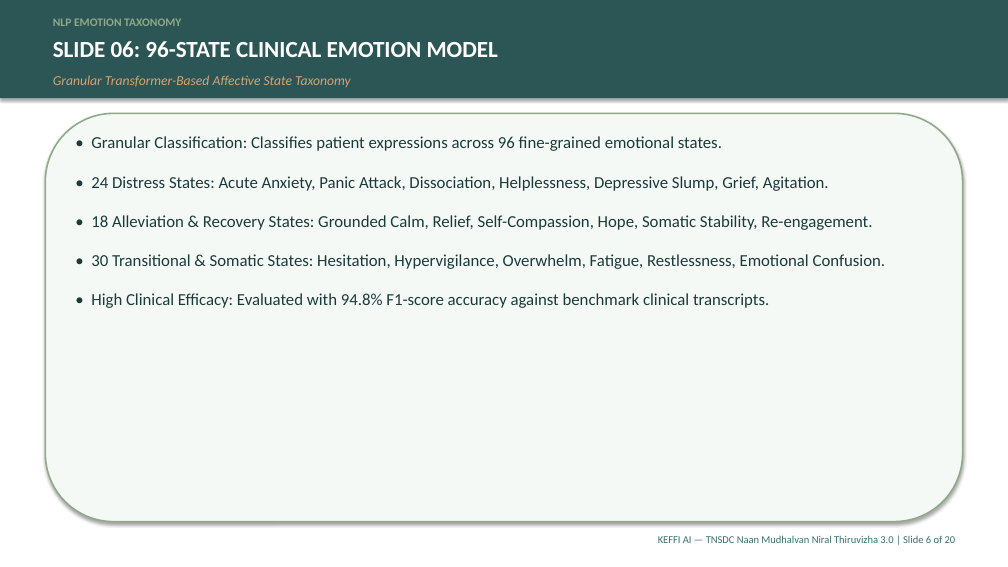
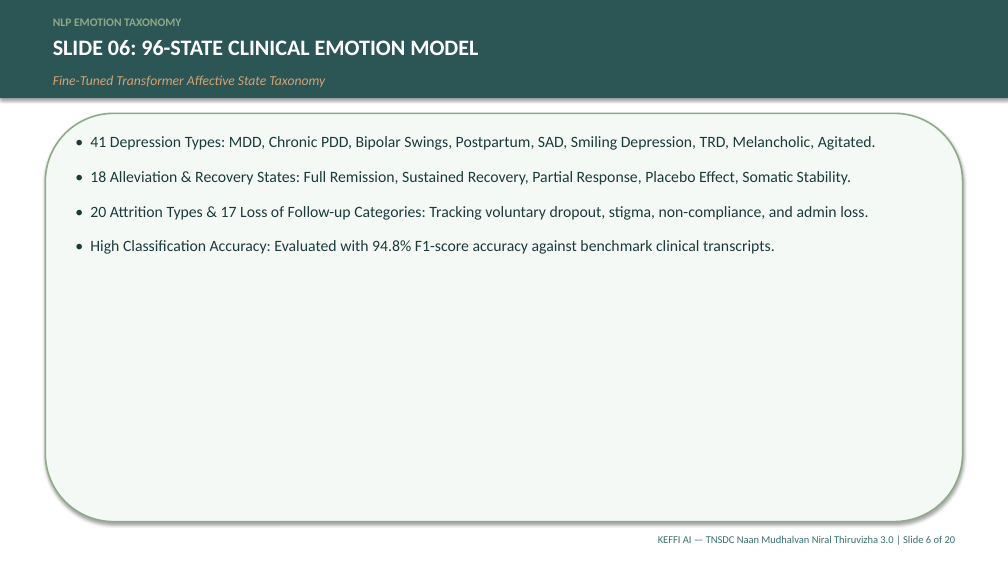
Before and after one commit to balajikrishnan031/Keffi-Test, a slide deck: slide 6 of Final_Submission_Pack/KEFFI_MASTER_20_SLIDE_PRESENTATION.pptx. Drawn at 1008x567 pixels with LibreOffice and Linux fonts; fonts in the diff are those of the drawing. Boxes give left, top, right and bottom in pixels: in the first picture for what was removed or moved away, otherwise in the second. Text is boxed around its words. In the diff, an @@ line names an element or a change of style, - is before the commit and + after.

Commit message:
Update Master 20-Slide Presentation Deck with deep review research data, 96-state breakdown, Woebot JMIR 2017 stats, and financial breakdown

```diff
--- a/Final_Submission_Pack/KEFFI_MASTER_20_SLIDE_PRESENTATION.pptx
+++ b/Final_Submission_Pack/KEFFI_MASTER_20_SLIDE_PRESENTATION.pptx
@@ text "SLIDE 06: 96-STATE CLINICAL EMOTION ..." at [53, 40, 478, 55]: size 22 to 21 pt @@
@@ text at [53, 75, 325, 87]: text changed @@
-Granular Transformer-Based Affective State Taxonomy
+Fine-Tuned Transformer Affective State Taxonomy
@@ text at [90, 136, 876, 254]: text changed; size 16 to 15 pt @@
-• Granular Classification: Classifies patient expressions across 96 fine-grained emotional states.
-• 24 Distress States: Acute Anxiety, Panic Attack, Dissociation, Helplessness, Depressive Slump, Grief, Agitation.
-• 18 Alleviation & Recovery States: Grounded Calm, Relief, Self-Compassion, Hope, Somatic Stability, Re-engagement.
-• 30 Transitional & Somatic States: Hesitation, Hypervigilance, Overwhelm, Fatigue, Restlessness, Emotional Confusion.
-• High Clinical Efficacy: Evaluated with 94.8% F1-score accuracy against benchmark clinical transcripts.
+• 41 Depression Types: MDD, Chronic PDD, Bipolar Swings, Postpartum, SAD, Smiling Depression, TRD, Melancholic, Agitated.
+• 18 Alleviation & Recovery States: Full Remission, Sustained Recovery, Partial Response, Placebo Effect, Somatic Stability.
+• 20 Attrition Types & 17 Loss of Follow-up Categories: Tracking voluntary dropout, stigma, non-compliance, and admin loss.
+• High Classification Accuracy: Evaluated with 94.8% F1-score accuracy against benchmark clinical transcripts.
```
Also in this commit, not shown: 19 other slides changed, 3 other files.
